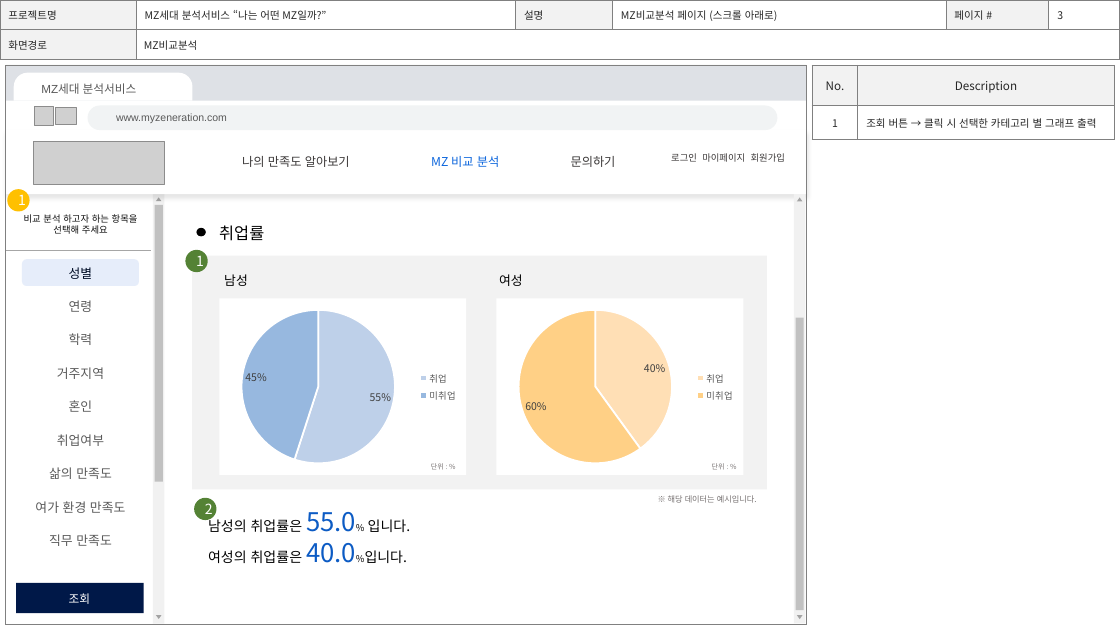
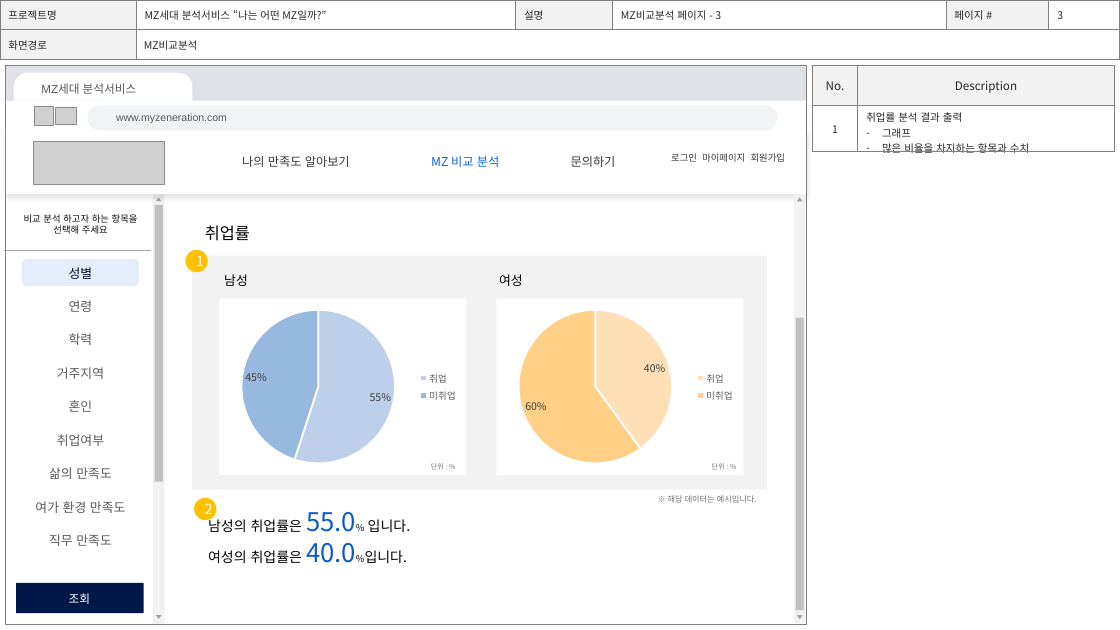
Before and after one commit to jomiinjung/project_DreamCatcher, a slide deck: slide 12 of 프로젝트 화면설계서_조민정_ver1.0.pptx (slide 9 before the commit). Drawn at 1120x630 pixels with LibreOffice and Linux fonts; fonts in the diff are those of the drawing; grey boxes stand for pictures; background and template pictures are left out. Boxes give left, top, right and bottom in pixels: in the first picture for what was removed or moved away, otherwise in the second. Text is boxed around its words. In the diff, an @@ line names an element or a change of style, - is before the commit and + after.

```diff
--- a/프로젝트 화면설계서_조민정_ver1.0.pptx
+++ b/프로젝트 화면설계서_조민정_ver1.0.pptx
@@ table at (0,0,1119,60) @@
-row 1, column 4: MZ비교분석 페이지 (스크롤 아래로)
+row 1, column 4: MZ비교분석 페이지 - 3
@@ table at (812,66,1114,157) @@
-row 2, column 2: 조회 버튼 → 클릭 시 선택한 카테고리 별 그래프 출력
+row 2, column 2: 취업률 분석 결과 출력 / 그래프 / 많은 비율을 차지하는 항목과 수치
@@ ellipse removed at (8,189,30,212) @@
-1
@@ text "취업률": place and size @@
-text "취업률" at (219,225,264,241)
+text "취업률" at (205,225,250,241)
@@ ellipse removed at (197,228,206,236) @@
@@ ellipse "1" at (186,250,208,272): fill #548235 to #FFC000 @@
@@ ellipse "2" at (194,498,217,521): fill #548235 to #FFC000 @@
```
Also in this commit, not shown: 6 other slides changed, 3 slides added.
